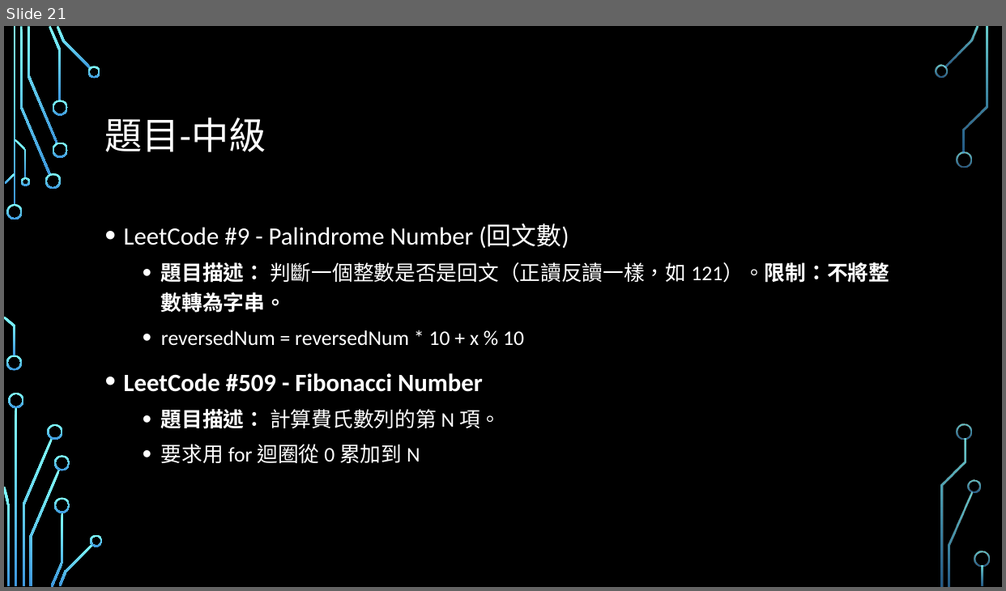
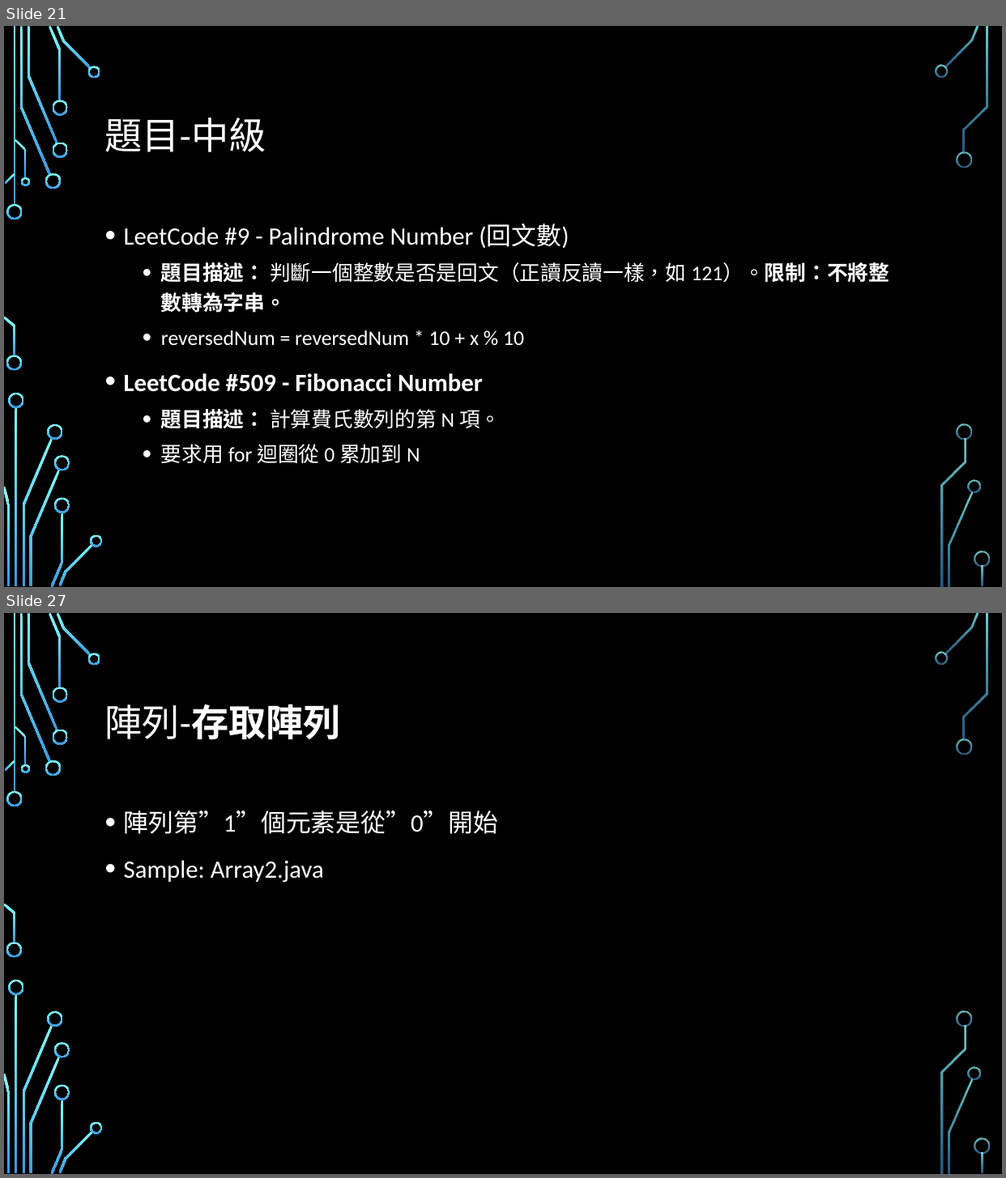
Before and after one commit to Alvin-Lo0729/ncut-java, a slide deck: doc/JAVA0123.pptx. Shown one above the other, each under a label of ours: slide 21 before the commit, slides 21 and 27 after it; the slides between them are not shown. The pictures are 1006x591 and 1006x1178 pixels, drawn with LibreOffice and Linux fonts; fonts in the diff are those of the drawing; background and template pictures are left out. Boxes give left, top, right and bottom in pixels: in the first picture for what was removed or moved away, otherwise in the second. Text is boxed around its words. In the diff, an @@ line names an element or a change of style, - is before the commit and + after.

```diff
--- a/doc/JAVA0123.pptx
+++ b/doc/JAVA0123.pptx
@@ slide 27 added at bbox=[4, 613, 1002, 1174], background picture (left out); not listed: 36 template elements that a slide beside it also shows @@
@@ title added at bbox=[105, 704, 341, 739], 36 pt, text #FFFFFF, bold @@
+陣列-存取陣列
@@ text added at bbox=[124, 811, 498, 883], 24 pt, text #FFFFFF @@
+• 陣列第”1”個元素是從”0”開始
+• Sample: Array2.java
```
Also in this commit, not shown: 9 other slides added, 7 other files.
